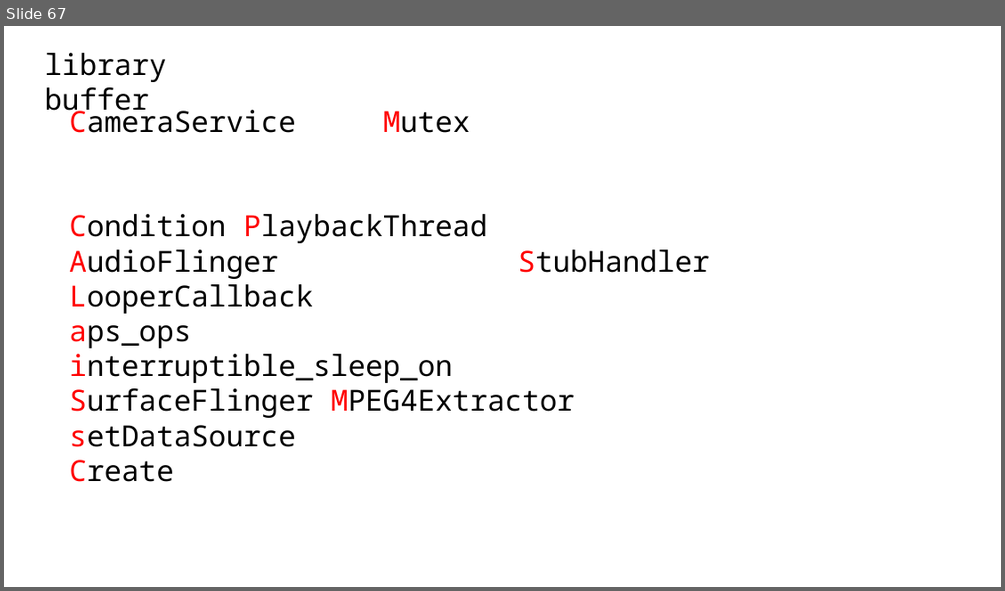
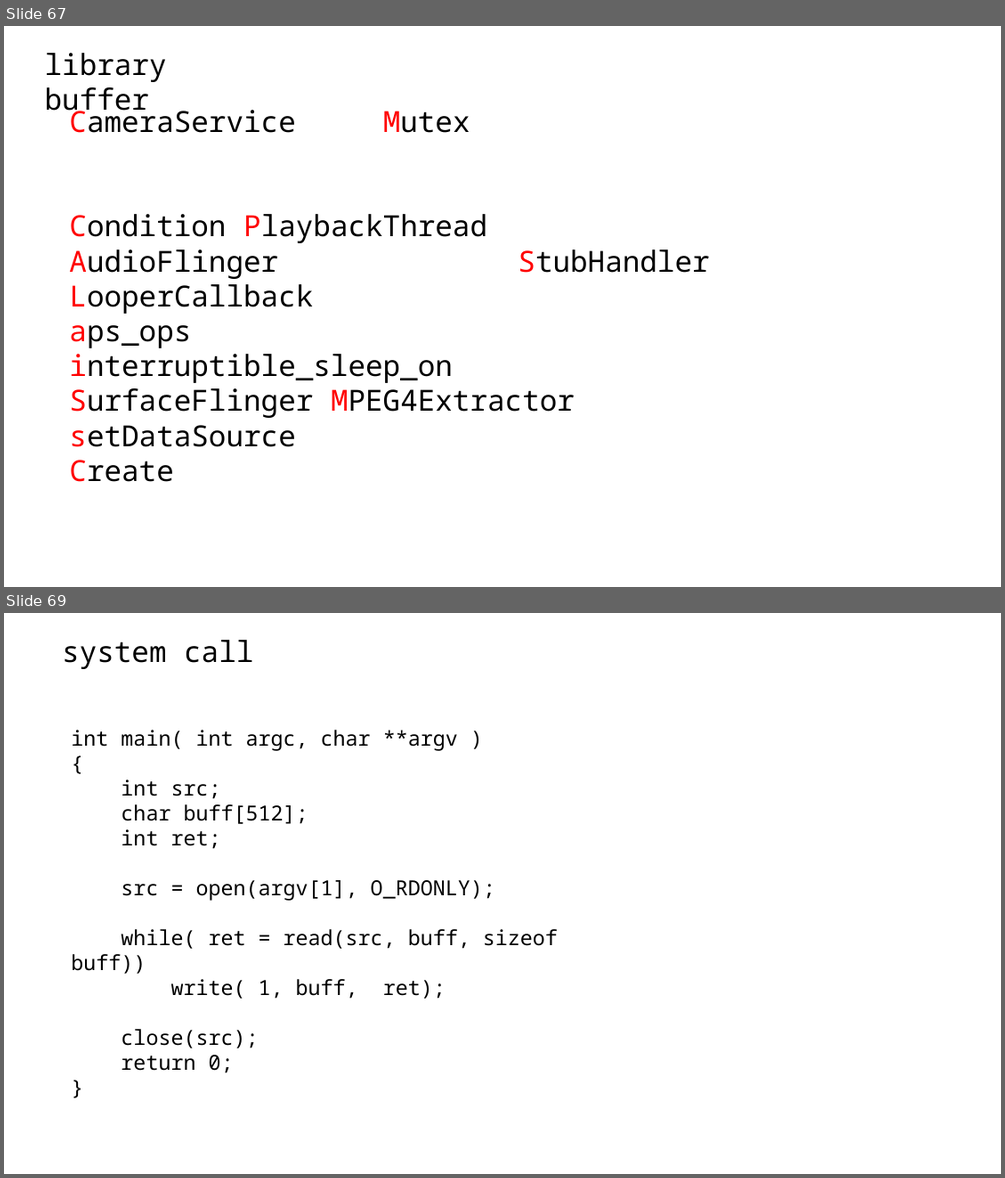
Before and after one commit to imguru-mooc/linux, a slide deck: 수업판서.pptx. Shown one above the other, each under a label of ours: slide 67 before the commit, slides 67 and 69 after it; the slides between them are not shown. The pictures are 1005x591 and 1005x1178 pixels, drawn with LibreOffice and Linux fonts; fonts in the diff are those of the drawing. Boxes give left, top, right and bottom in pixels: in the first picture for what was removed or moved away, otherwise in the second. Text is boxed around its words. In the diff, an @@ line names an element or a change of style, - is before the commit and + after.

```diff
--- a/수업판서.pptx
+++ b/수업판서.pptx
@@ slide 69 added at box(4, 613, 1001, 1174), background #FFFFFF @@
@@ text added at box(62, 640, 253, 669), 28 pt, text #000000 @@
+system call
@@ text added at box(71, 730, 558, 1073), 20 pt, text #000000 @@
+int main( int argc, char **argv )
+{
+int src;
+char buff[512];
+int ret;
+src = open(argv[1], O_RDONLY);
+while( ret = read(src, buff, sizeof buff))
+write( 1, buff, ret);
+close(src);
+return 0;
+}
```
Also in this commit, not shown: 9 other slides added.
